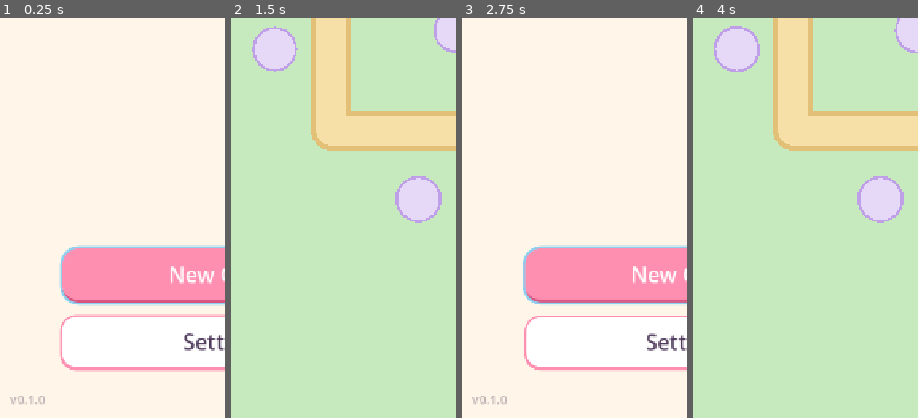
Above: before the commit, frames 1-4 (left to right).
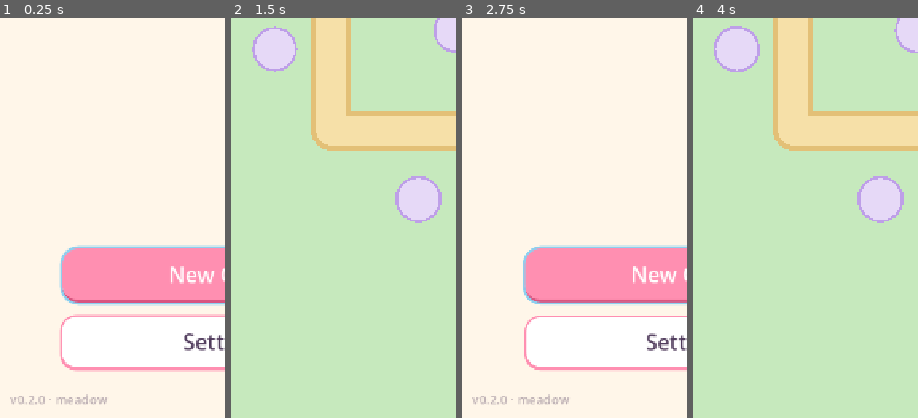
Above: after the commit, the same moments.

Repository: bitspleaseBE/tower-game
Game: Godot game, scene res://scenes/main_menu.tscn
Same seed, same stepped clock (60 frames per second), same inputs: the game is played once before the commit and once after it.
Inputs (mouse positions are % of the whole screen's width and height, from its top left):
- Up to frame 1 (0.25 s): no input
- Up to frame 2 (1.5 s): click "New Game" at 0.5 s; tap Enter at 1.25 s; move the mouse to (72, 45) at 1.27 s; click (72, 45) at 1.42 s
- Up to frame 3 (2.75 s): click "Menu" at 2 s
- Up to frame 4 (4 s): click "New Game" at 2.75 s; move the mouse to (30, 55) at 3.52 s; click (30, 55) at 3.67 s
The pictures show only the part of the screen within x 0-50%, y 50-100%; the shares and areas given below are measured in that part.

The runs differ from the first frame. In frame 1, 0.3% of the frame differs, in the area x 12-48%, y 94-97%; in frame 2, nothing differs; in frame 3, 0.3%; in frame 4, nothing differs.

Commit message:
chore: bump to 0.2.0 and discourage stale web caches
Live Pages already ships the Stage 2 board; users still seeing the
scaffold placeholder are on a cached build. Version label now reads
v0.2.0 · meadow so a hard refresh is easy to confirm.

Co-authored-by: Cursor <cursoragent@cursor.com>

Diff:
--- a/project.godot
+++ b/project.godot
@@ -11,7 +11,7 @@
 [application]
 
 config/name="Tower Game"
-config/version="0.1.0"
+config/version="0.2.0"
 run/main_scene="res://scenes/main_menu.tscn"
 config/features=PackedStringArray("4.7", "GL Compatibility")
 boot_splash/bg_color=Color(0.78, 0.914, 0.745, 1)
--- a/scripts/main_menu.gd
+++ b/scripts/main_menu.gd
@@ -2,7 +2,7 @@
 
 
 func _ready() -> void:
-	%VersionLabel.text = "v%s" % ProjectSettings.get_setting("application/config/version", "dev")
+	%VersionLabel.text = "v%s · meadow" % ProjectSettings.get_setting("application/config/version", "dev")
 	Juice.squishify_button(%NewGameButton)
 	Juice.squishify_button(%SettingsButton)
 	_play_intro_juice()
Not shown, changed: export_presets.cfg
